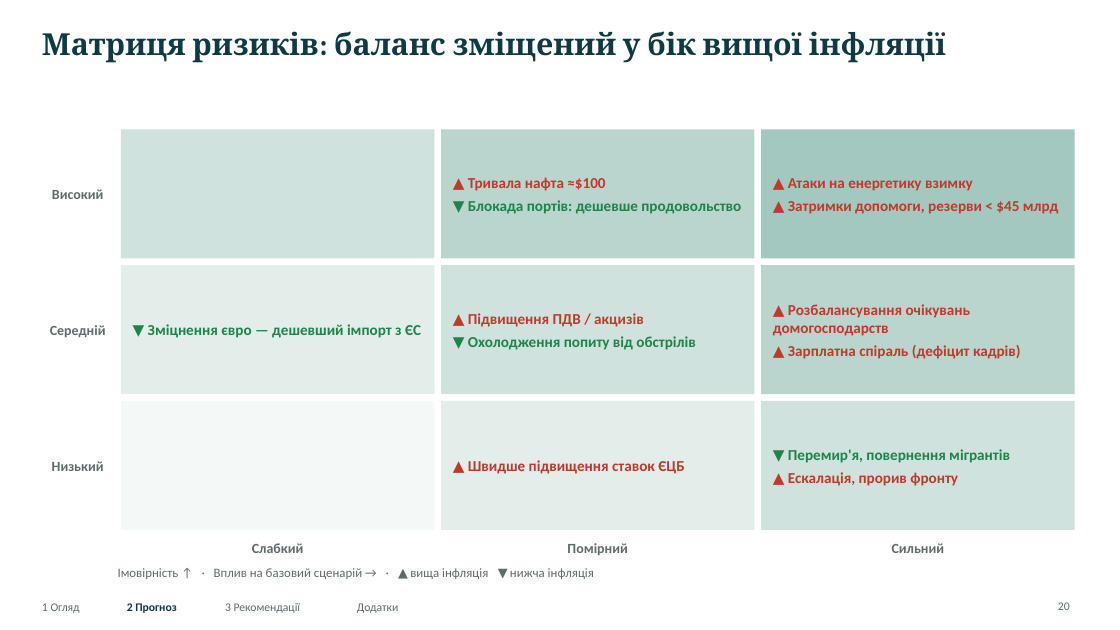
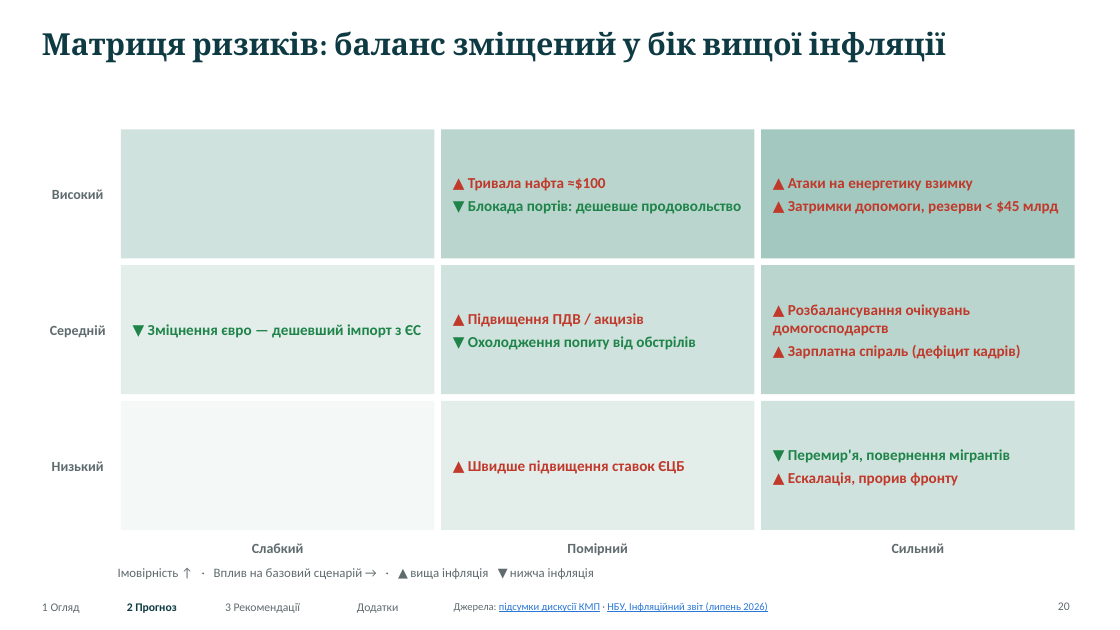
Before and after one commit to caplitt/nbu-challenge-2026, a slide deck: slide 20 of presentation/NBU_University_Challenge_2026.pptx. Drawn at 1120x630 pixels with LibreOffice and Linux fonts; fonts in the diff are those of the drawing. Boxes give left, top, right and bottom in pixels: in the first picture for what was removed or moved away, otherwise in the second. Text is boxed around its words. In the diff, an @@ line names an element or a change of style, - is before the commit and + after.

```diff
--- a/presentation/NBU_University_Challenge_2026.pptx
+++ b/presentation/NBU_University_Challenge_2026.pptx
@@ text added at (x1=454, y1=602, x2=767, y2=612), 9 pt, text #2A78D6, underline @@
+Джерела: підсумки дискусії КМП · НБУ, Інфляційний звіт (липень 2026)
```
Also in this commit, not shown: 25 other slides changed, 13 other files.
